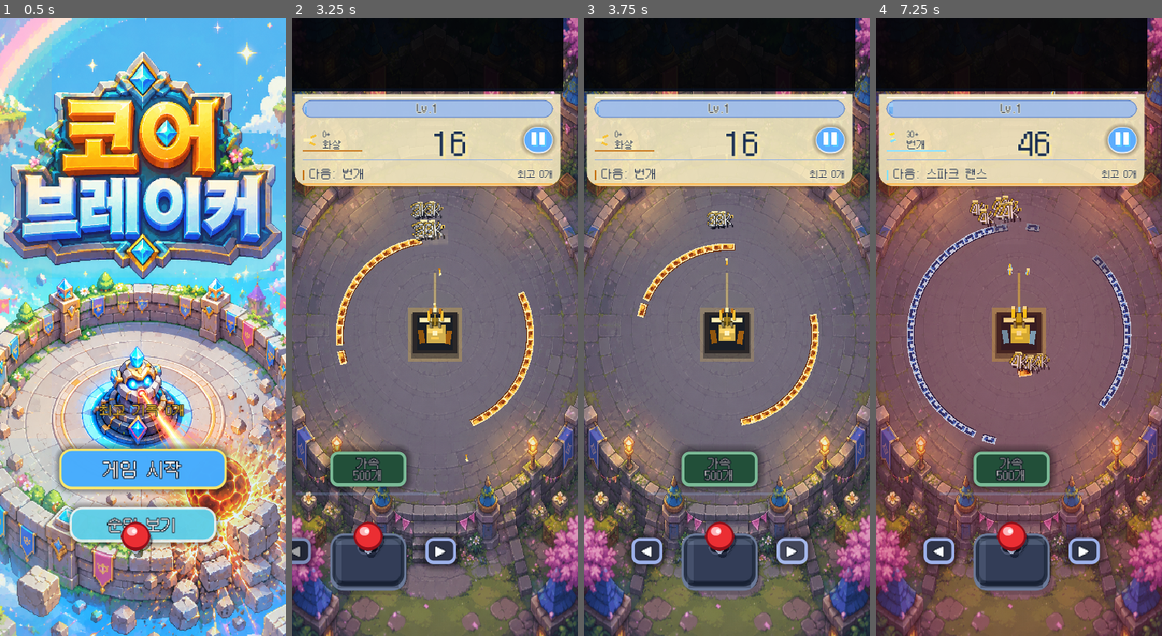
Above: before the commit, frames 1-4 (left to right).
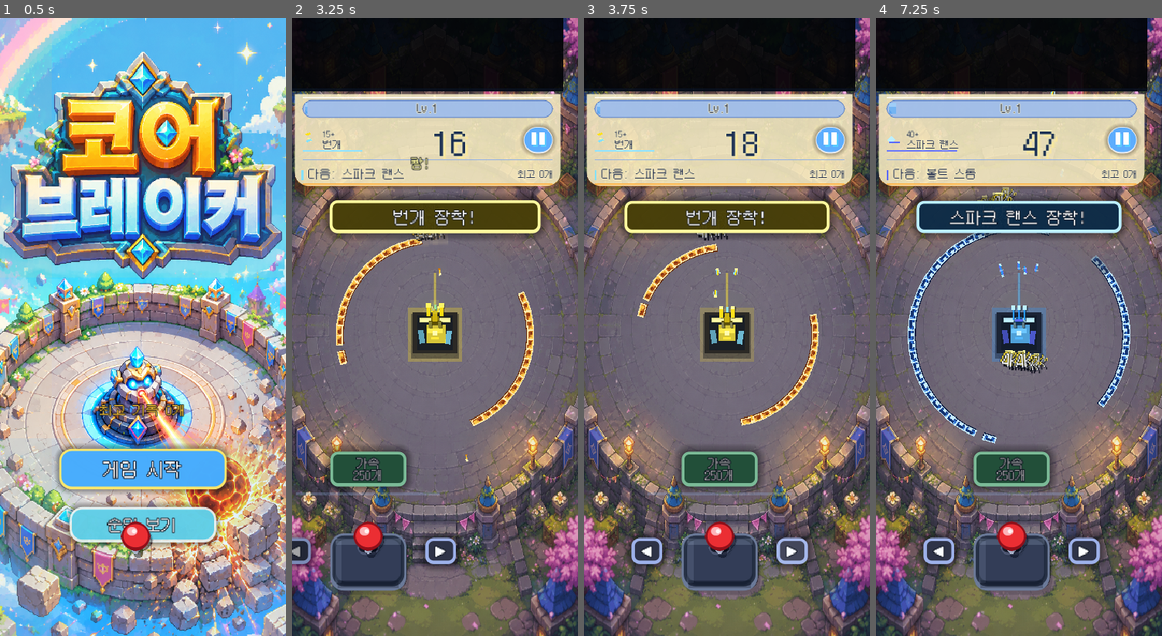
Above: after the commit, the same moments.

Repository: Everyseok/core-breaker-godot
Game: Godot game, scene res://scenes/main/main.tscn
The game is run twice, just before and just after one commit, with the same random seed, the same clock (stepped at 60 frames per second) and the same inputs.
Inputs (mouse positions are in pixels of both pictures, inside the frame that each line leads up to):
- Up to frame 1 (0.5 s): no input
- Up to frame 2 (3.25 s): click "게임 시작" at 0.5 s; click "◀" at 1.25 s; click "▶" at 2 s; click "◀" at 2.75 s
- Up to frame 3 (3.75 s): click "▶" at 3.5 s
- Up to frame 4 (7.25 s): click "◀" at 4.25 s; click "▶" at 5 s; move the mouse to (1081, 296) at 5.77 s; click (1081, 296) at 5.92 s; drag from (961, 357) to (1041, 376) at 6.52 s

Frame 1 is identical in both runs. In frame 2, 6.0% of the frame differs, in the area x 3-90%, y 14-75%; in frame 3, 5.5%; in frame 4, 15%, in the area x 0-100%, y 0-100%.

Commit message:
Halve K progression and wall pattern thresholds

Diff:
--- a/data/progression.json
+++ b/data/progression.json
@@ -1,11 +1,11 @@
 {
   "_comment": "Projectile tier thresholds. K is still the internal progression counter, but player-facing UI should describe this as broken bricks. display_name is player-facing.",
   "tiers": [
-    { "k_min": 0,    "k_max": 29,   "tier": 0, "name": "arrow",          "display_name": "화살",         "implemented": true },
-    { "k_min": 30,   "k_max": 79,   "tier": 1, "name": "thunder",        "display_name": "번개",         "implemented": true },
-    { "k_min": 80,   "k_max": 149,  "tier": 2, "name": "spark_lance",    "display_name": "스파크 랜스", "implemented": true },
-    { "k_min": 150,  "k_max": 499,  "tier": 3, "name": "volt_storm",     "display_name": "볼트 스톰",   "implemented": true },
-    { "k_min": 500,  "k_max": 2999, "tier": 4, "name": "siege_cannon",   "display_name": "시즈 캐논",   "implemented": true },
-    { "k_min": 3000, "k_max": -1,   "tier": 5, "name": "hybrid_siege",   "display_name": "하이브리드",   "implemented": false, "enabled": false }
+    { "k_min": 0,    "k_max": 14,   "tier": 0, "name": "arrow",          "display_name": "화살",         "implemented": true },
+    { "k_min": 15,   "k_max": 39,   "tier": 1, "name": "thunder",        "display_name": "번개",         "implemented": true },
+    { "k_min": 40,   "k_max": 74,   "tier": 2, "name": "spark_lance",    "display_name": "스파크 랜스", "implemented": true },
+    { "k_min": 75,   "k_max": 249,  "tier": 3, "name": "volt_storm",     "display_name": "볼트 스톰",   "implemented": true },
+    { "k_min": 250,  "k_max": 1499, "tier": 4, "name": "siege_cannon",   "display_name": "시즈 캐논",   "implemented": true },
+    { "k_min": 1500, "k_max": -1,   "tier": 5, "name": "hybrid_siege",   "display_name": "하이브리드",   "implemented": false, "enabled": false }
   ]
 }
--- a/scripts/application/rings/ring_spawn_planner.gd
+++ b/scripts/application/rings/ring_spawn_planner.gd
@@ -33,16 +33,16 @@
 
 
 func brick_type_for_k(k_value: int) -> int:
-	if k_value >= 80:
+	if k_value >= 40:
 		return BrickRulesRef.BrickType.ARMORED
-	if k_value >= 30:
+	if k_value >= 15:
 		return BrickRulesRef.BrickType.STRONG
 	return BrickRulesRef.BrickType.NORMAL
 
 
 func _shrink_speed_for_k(k_value: int) -> float:
 	# Rings shrink slightly faster with progression to maintain difficulty.
-	return DEFAULT_SHRINK_SPEED + minf(k_value * 0.05, 20.0)
+	return DEFAULT_SHRINK_SPEED + minf(k_value * 0.10, 20.0)
 
 
 func _spawn_radius() -> float:
@@ -64,7 +64,7 @@
 
 
 func _layer_types_for_k(k_value: int) -> Array:
-	if k_value >= 500:
+	if k_value >= 250:
 		var base_layers := [
 			BrickRulesRef.BrickType.STRONG,
 			BrickRulesRef.BrickType.STRONG,
@@ -75,7 +75,7 @@
 		if k_value >= WeaponChoiceRulesRef.CHOICE_TRIGGER_K and base_layers.size() == 5:
 			return _expand_five_layer_wall(base_layers)
 		return base_layers
-	if k_value >= 150 and k_value < 500:
+	if k_value >= 75 and k_value < 250:
 		return [
 			BrickRulesRef.BrickType.STRONG,
 			BrickRulesRef.BrickType.ARMORED,
--- a/scripts/domain/combat/weapon_choice_rules.gd
+++ b/scripts/domain/combat/weapon_choice_rules.gd
@@ -6,7 +6,7 @@
 const PRISM_LANCE := "prism_lance"
 const METEOR_CANNON := "meteor_cannon"
 
-const CHOICE_TRIGGER_K: int = 2000
+const CHOICE_TRIGGER_K: int = 1000
 const CHAIN_CHANCE: float = 0.35
 const CHAIN_RANGE: int = 2
 const PRISM_VOLLEY_INTERVAL: int = 4
Not shown, added: docs/GAMEPLAY_K_SCALE_HALF_REPORT.md
